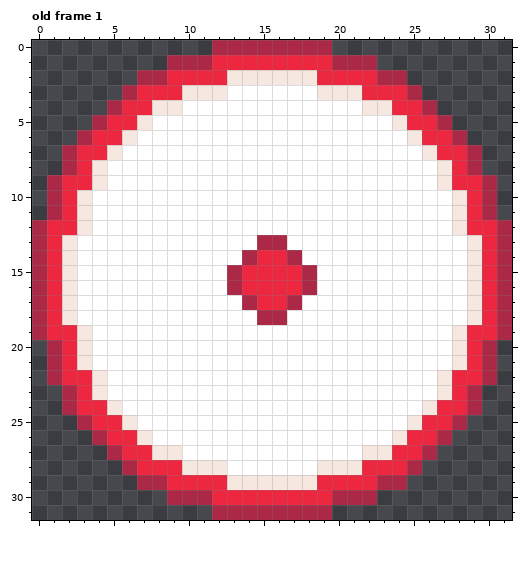
Pixel-art file, stored at AsepriteSourceFiles/Bobber.aseprite. This is how it looked before the edit.
32x32 pixels, 1 frame. Shown: old frame 1. The commit also changed other frames, which this record leaves out.
After the commit:
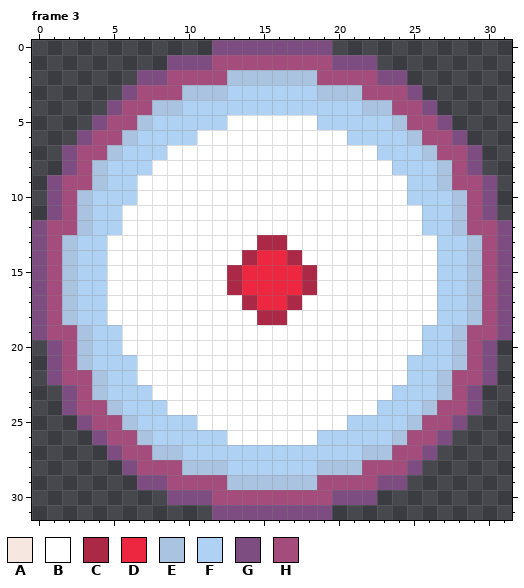
Palette (. is transparent): A #f6e8e0  B #ffffff  C #ac2847  D #ec273f  E #aac3e0  F #afd1f3  G #7d4d82  H #a44d7d
A new or re-ordered frame is compared with the old frame closest to it.
From the commit log: Added sinking animation to bobber sprite
The exact change:
frames 1 -> 6
Frame 3 is new; against old frame 1:
y 0: x 12..19 CCCCCCCC -> GGGGGGGG
y 1: x 9..22 CCCDDDDDDDDCCC -> GGGHHHHHHHHGGG
y 2: x 7..24 CCDDDDAAAAAADDDDCC -> GGHHHHEEEEEEHHHHGG
y 3: x 6..25 CDDDAAABBBBBBAAADDDC -> GHHHEEEFFFFFFEEEHHHG
y 4: x 5..26 CDDAABBBBBBBBBBBBAADDC -> GHHEEFFFFFFFFFFFFEEHHG
y 5: x 4..12 CDDABBBBB -> GHHEFFFFF; x 19..27 BBBBBADDC -> FFFFFEHHG
y 6: x 3..10 CDDABBBB -> GHHEFFFF; x 21..28 BBBBADDC -> FFFFEHHG
y 7: x 2..8 CDDABBB -> GHHEFFF; x 23..29 BBBADDC -> FFFEHHG
y 8: x 2..7 CDABBB -> GHEFFF; x 24..29 BBBADC -> FFFEHG
y 9: x 1..6 CDDABB -> GHHEFF; x 25..30 BBADDC -> FFEHHG
y 10: x 1..6 CDABBB -> GHEFFF; x 25..30 BBBADC -> FFFEHG
y 11: x 1..5 CDABB -> GHEFF; x 26..30 BBADC -> FFEHG
y 12: x 0..5 CDDABB -> GHHEFF; x 26..31 BBADDC -> FFEHHG
y 13..18: x 0..4 CDABB -> GHEFF; x 27..31 BBADC -> FFEHG
y 19: x 0..5 CDDABB -> GHHEFF; x 26..31 BBADDC -> FFEHHG
y 20: x 1..5 CDABB -> GHEFF; x 26..30 BBADC -> FFEHG
y 21: x 1..6 CDABBB -> GHEFFF; x 25..30 BBBADC -> FFFEHG
y 22: x 1..6 CDDABB -> GHHEFF; x 25..30 BBADDC -> FFEHHG
y 23: x 2..7 CDABBB -> GHEFFF; x 24..29 BBBADC -> FFFEHG
y 24: x 2..8 CDDABBB -> GHHEFFF; x 23..29 BBBADDC -> FFFEHHG
y 25: x 3..10 CDDABBBB -> GHHEFFFF; x 21..28 BBBBADDC -> FFFFEHHG
y 26: x 4..12 CDDABBBBB -> GHHEFFFFF; x 19..27 BBBBBADDC -> FFFFFEHHG
y 27: x 5..26 CDDAABBBBBBBBBBBBAADDC -> GHHEEFFFFFFFFFFFFEEHHG
y 28: x 6..25 CDDDAAABBBBBBAAADDDC -> GHHHEEEFFFFFFEEEHHHG
y 29: x 7..24 CCDDDDAAAAAADDDDCC -> GGHHHHEEEEEEHHHHGG
y 30: x 9..22 CCCDDDDDDDDCCC -> GGGHHHHHHHHGGG
y 31: x 12..19 CCCCCCCC -> GGGGGGGG
